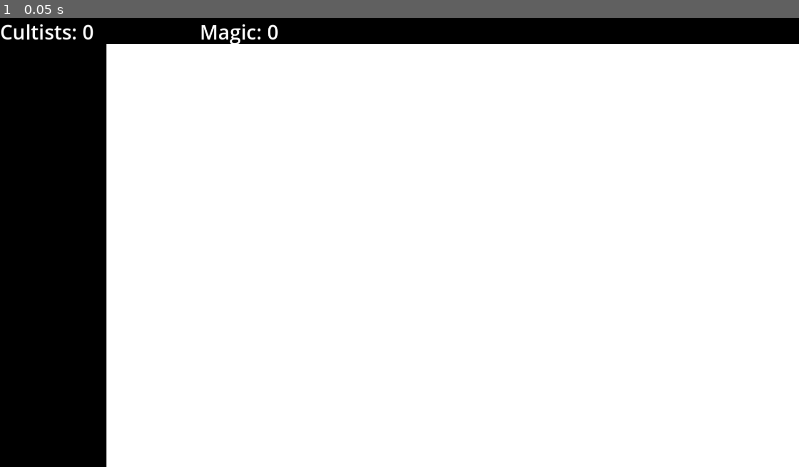
Above: before the commit, frame 1.
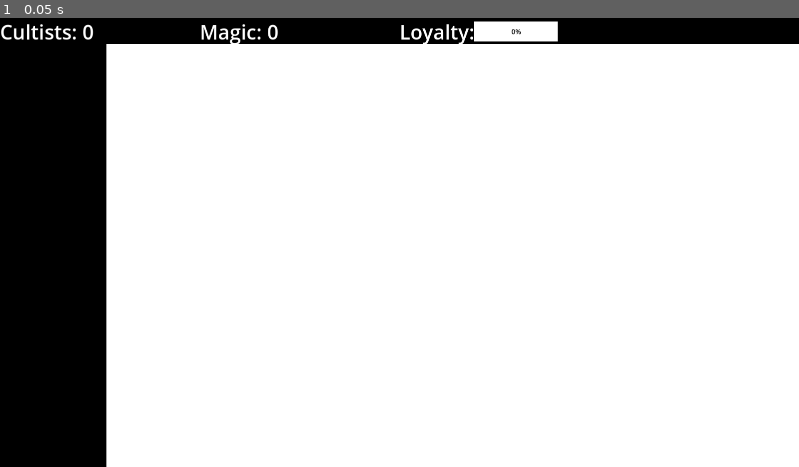
Above: after the commit, the same moment.

Repository: ShroomySquid/Ludum_Dare
Game: Godot game, scene res://node_2d.tscn
The game is run twice, just before and just after one commit, with the same random seed, the same clock (stepped at 60 frames per second) and the same inputs.
Inputs:
- Up to frame 1 (0.05 s): no input

The runs differ from the first frame. In frame 1, 0.6% of the frame differs, in the area x 50-70%, y 0-6%.

Commit message:
add loyalty counter

Diff:
--- a/ui_prototype/Control.gd
+++ b/ui_prototype/Control.gd
@@ -1,6 +1,7 @@
 extends Control
 var cultist_count = 0
 var magic_count = 0
+var loyalty_count = 0
 
 
 # Called when the node enters the scene tree for the first time.
@@ -11,4 +12,5 @@
 # Called every frame. 'delta' is the elapsed time since the previous frame.
 func _process(delta):
 	$cultist_label.text = "Cultists: " + str(cultist_count)
-	$magic_label.text = "Magic: " + str(cultist_count)
+	$magic_label.text = "Magic: " + str(magic_count)
+	$loyalty_bar.value = loyalty_count
--- a/ui_prototype/node_2d.tscn
+++ b/ui_prototype/node_2d.tscn
@@ -6,6 +6,9 @@
 
 [sub_resource type="LabelSettings" id="LabelSettings_l3ewh"]
 font_size = 48
+
+[sub_resource type="StyleBoxFlat" id="StyleBoxFlat_rtqf8"]
+bg_color = Color(1, 1, 1, 1)
 
 [node name="Node2D" type="Node2D"]
 
@@ -39,6 +42,25 @@
 text = "Magic:"
 label_settings = SubResource("LabelSettings_l3ewh")
 
+[node name="loyalty_label" type="Label" parent="Control"]
+clip_contents = true
+layout_mode = 0
+offset_left = 960.0
+offset_right = 1140.0
+offset_bottom = 67.0
+text = "Loyalty:"
+label_settings = SubResource("LabelSettings_l3ewh")
+
+[node name="loyalty_bar" type="ProgressBar" parent="Control"]
+layout_mode = 0
+offset_left = 1140.0
+offset_top = 8.0
+offset_right = 1340.0
+offset_bottom = 56.0
+theme_override_colors/font_color = Color(0, 0, 0, 1)
+theme_override_colors/font_outline_color = Color(1, 1, 1, 1)
+theme_override_styles/background = SubResource("StyleBoxFlat_rtqf8")
+
 [node name="Node2D" type="Node2D" parent="."]
 position = Vector2(256, 64)
 
Not shown: 1 places in ui_prototype/node_2d.tscn that only renumber resources
Not shown, added: ui_prototype/.gitattributes
Not shown, added: ui_prototype/.gitignore
